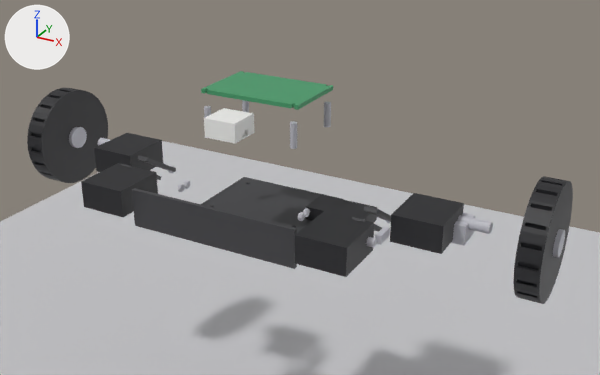
An edit to the Blender file blender-project/renders/model_dual_wheel_legged_robot_precise.blend, drawn before and after from the same camera.
Rendered twice from a camera (50 mm lens) standing at (0.294, -0.488, 0.384) and looking at (0.031, -0.008, 0.145). The lights are fixed; the arrows at upper left show +X, +Y and +Z. The older version comes first.

The first picture shows 'DWLRP_ATOM_S3', 'DWLRP_BasePlate', 'DWLRP_Battery', 'DWLRP_Floor', 'DWLRP_L_HipServo_Body', 'DWLRP_L_WheelHub', 'DWLRP_L_WheelServo_Body', 'DWLRP_R_HipServo_Body', 'DWLRP_R_WheelHub', 'DWLRP_R_WheelServo_Body', 'DWLRP_RearExtension', 'DWLRP_UpperDeck' and 19 more.
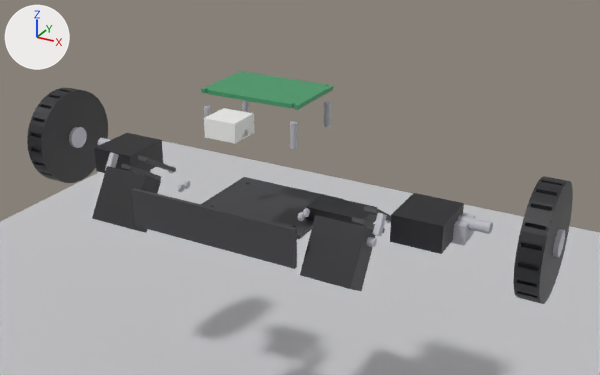
The change in detail:
Object 'DWLRP_R_HipServo_Body' (ob_dwlrp_r_hipservo_body) turns from (0, 0, 0) to (58, 0, 0) degrees about x, y and z.
Object 'DWLRP_L_HipServo_Body' (ob_dwlrp_l_hipservo_body) turns from (0, 0, 0) to (58, 0, 0) degrees about x, y and z.

What differs and where, as boxes [x1, y1, x2, y2] in the pictures (600 x 375 px):
'DWLRP_R_HipServo_Body', turned
    before: [295, 211, 374, 277]
    after: [300, 215, 376, 291]
'DWLRP_L_HipServo_Body', turned
    before: [81, 163, 158, 217]
    after: [92, 166, 161, 233]
'DWLRP_R_HornBracket', turned
    before: [375, 226, 390, 245]
    after: [373, 213, 387, 236]
'DWLRP_L_HornBracket', turned (not visible before)
    after: [105, 152, 119, 170]
'DWLRP_R_HipServo_Spline', turned
    both: [366, 237, 377, 248]
